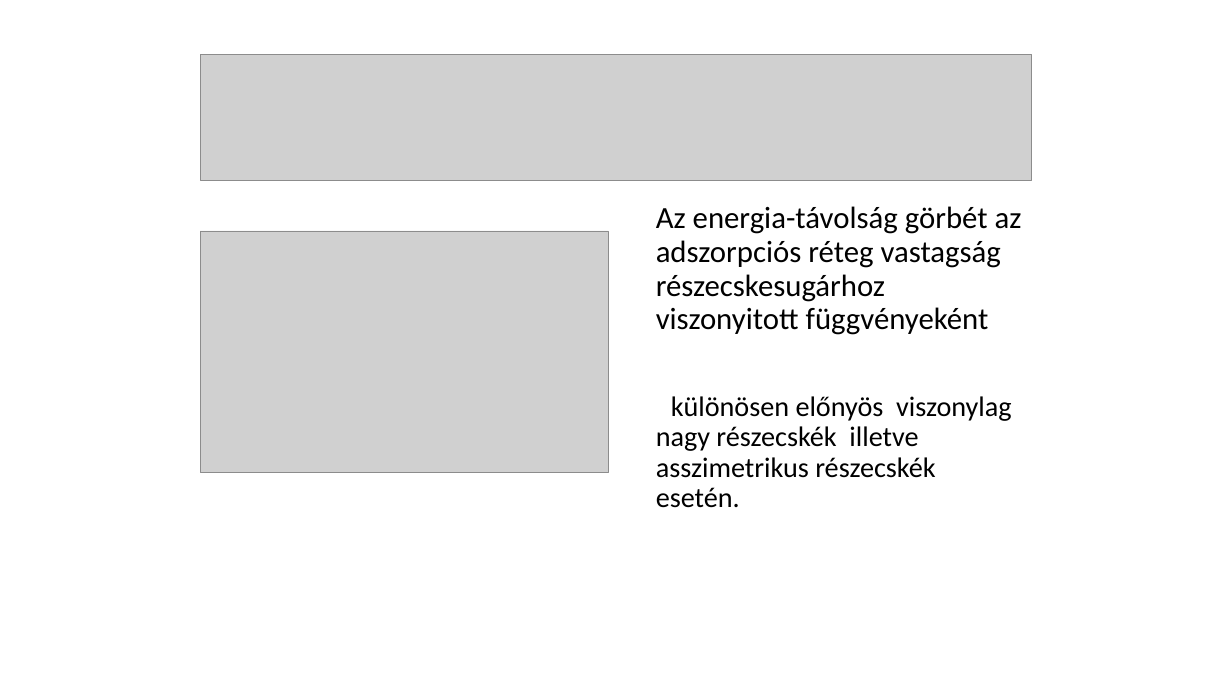
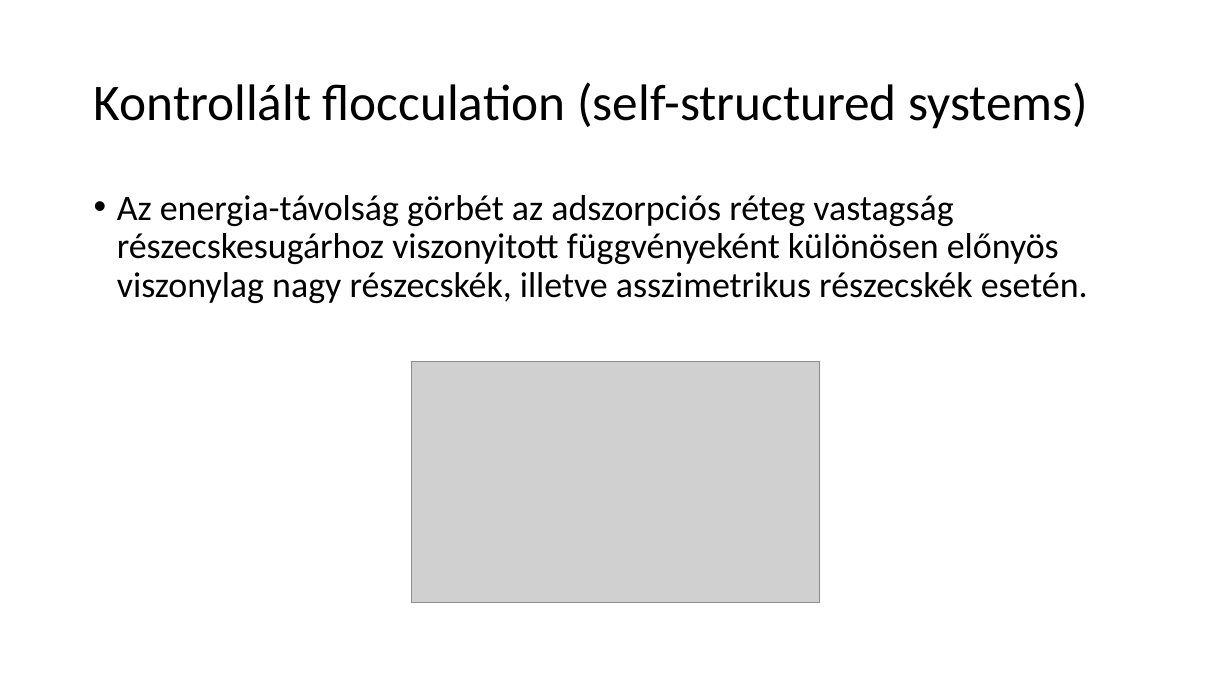
Before and after one commit to LilianaBohus/chemistry-presenations, a slide deck: slide 25 of oil-based-suspensions.ppt (slide 26 before the commit). Drawn at 1232x693 pixels with LibreOffice and Linux fonts; fonts in the diff are those of the drawing; grey boxes stand for pictures. Boxes give left, top, right and bottom in pixels: in the first picture for what was removed or moved away, otherwise in the second. Text is boxed around its words. In the diff, an @@ line names an element or a change of style, - is before the commit and + after.

```diff
--- a/oil-based-suspensions.ppt
+++ b/oil-based-suspensions.ppt
@@ title added at box(94, 82, 1088, 129), 40 pt, text #000000 @@
+Kontrollált flocculation (self-structured systems)
@@ text at box(117, 195, 1088, 303): text changed; size 24 to 28 pt @@
-Az energia-távolság görbét az adszorpciós réteg vastagság részecskesugárhoz viszonyitott függvényeként
-különösen előnyös viszonylag nagy részecskék illetve asszimetrikus részecskék esetén.
+• Az energia-távolság görbét az adszorpciós réteg vastagság részecskesugárhoz viszonyitott függvényeként különösen előnyös viszonylag nagy részecskék, illetve asszimetrikus részecskék esetén.
@@ picture removed at box(200, 231, 609, 472) @@
@@ picture: place and size @@
-picture at box(200, 54, 1032, 181)
+picture at box(412, 361, 820, 602)
```
Also in this commit, not shown: 22 other slides changed, 2 slides added, 2 slides removed.
